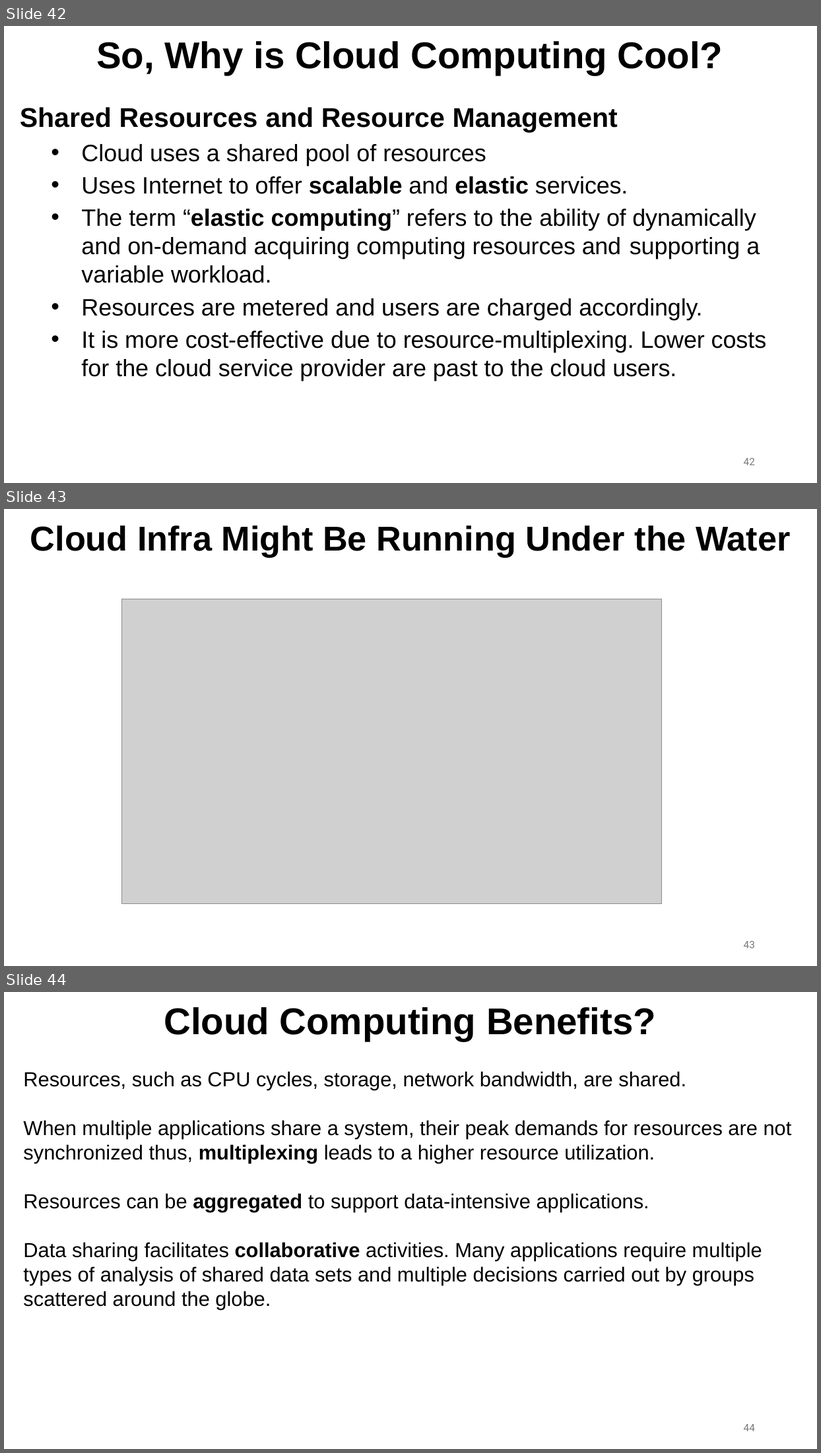
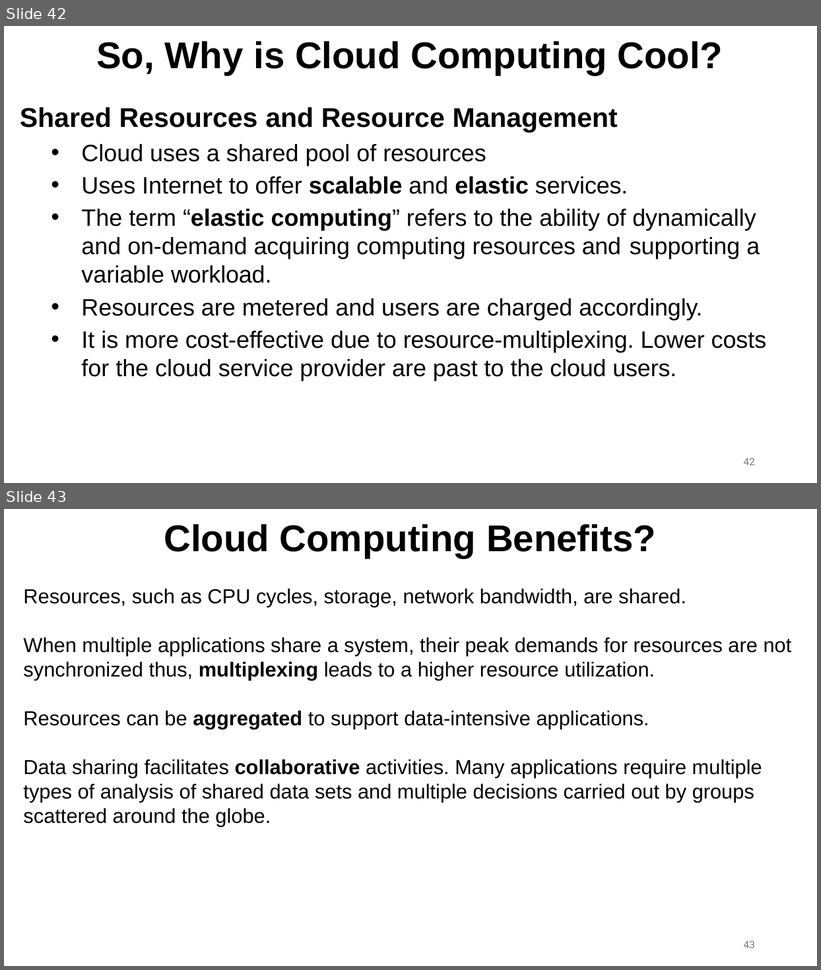
Before and after one commit to ec528/ec528.github.io, a slide deck: slides/fall26/1-introduction.pptx. Shown one above the other, each under a label of ours: slides 42, 43 and 44 before the commit, slides 42 and 43 after it. The pictures are 821x1453 and 821x970 pixels, drawn with LibreOffice and Linux fonts; fonts in the diff are those of the drawing; grey boxes stand for pictures. Boxes give left, top, right and bottom in pixels: in the first picture for what was removed or moved away, otherwise in the second. Text is boxed around its words. In the diff, an @@ line names an element or a change of style, - is before the commit and + after.

```diff
--- a/slides/fall26/1-introduction.pptx
+++ b/slides/fall26/1-introduction.pptx
@@ slide 43 removed at [4, 509, 817, 966], background #FFFFFF @@
@@ text removed at [30, 525, 790, 557] @@
-Cloud Infra Might Be Running Under the Water
@@ picture removed at [121, 599, 661, 904] @@
@@ page number removed at [744, 941, 755, 949] @@
-43
@@ what was slide 44 is now slide 43 @@
@@ page number at [744, 941, 755, 949]: text changed @@
-44
+43
```
Also in this commit, not shown: 3 slides changed, 2 other files.
